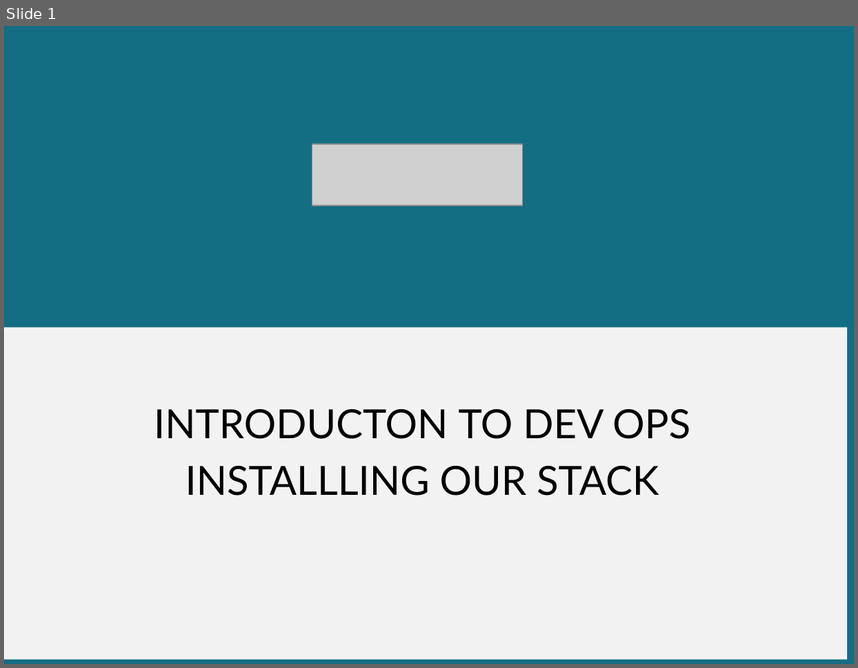
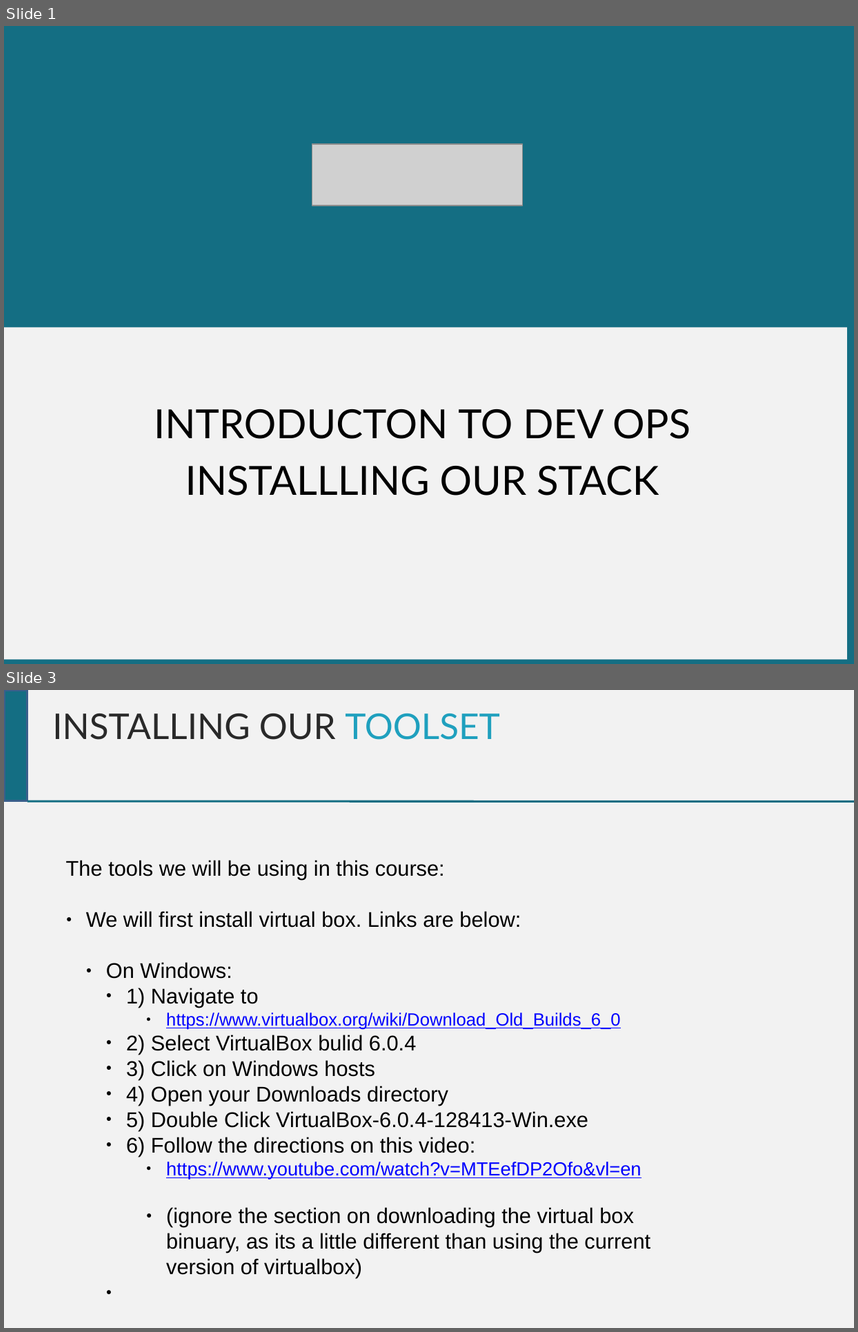
Before and after one commit to chrisgauthier742018/devopscourse, a slide deck: Dev Ops Course - Desktop Setup.pptx. Shown one above the other, each under a label of ours: slide 1 before the commit, slides 1 and 3 after it; the slides between them are not shown. The pictures are 858x668 and 858x1332 pixels, drawn with LibreOffice and Linux fonts; fonts in the diff are those of the drawing; grey boxes stand for pictures. Boxes give left, top, right and bottom in pixels: in the first picture for what was removed or moved away, otherwise in the second. Text is boxed around its words. In the diff, an @@ line names an element or a change of style, - is before the commit and + after.

```diff
--- a/Dev Ops Course - Desktop Setup.pptx
+++ b/Dev Ops Course - Desktop Setup.pptx
@@ slide 3 added at box(4, 690, 854, 1328), background #F2F2F2 @@
@@ rectangle added at box(4, 690, 27, 800), fill #146E83, outline #3A5F8C 2 pt @@
@@ text added at box(52, 713, 500, 740), 30 pt, text #292929 @@
+INSTALLING OUR TOOLSET
@@ line added from (27, 801) to (854, 801), #146E83 1.76 pt @@
@@ text added at box(66, 860, 651, 1278), 18 pt, text #000000 @@
+The tools we will be using in this course:
+● We will first install virtual box. Links are below:
+  ● On Windows:
+    ● 1) Navigate to
+        ● https://www.virtualbox.org/wiki/Download_Old_Builds_6_0
+    ● 2) Select VirtualBox bulid 6.0.4
+    ● 3) Click on Windows hosts
+    ● 4) Open your Downloads directory
+    ● 5) Double Click VirtualBox-6.0.4-128413-Win.exe
+    ● 6) Follow the directions on this video:
+        ● https://www.youtube.com/watch?v=MTEefDP2Ofo&vl=en
+        ● (ignore the section on downloading the virtual box binuary, as its a little different than using the current version of virtualbox)
```
Also in this commit, not shown: 3 slides changed, 5 other slides added, 1 other file.
